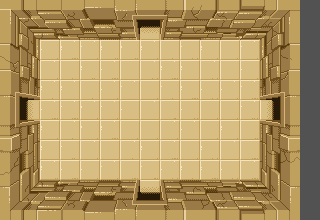
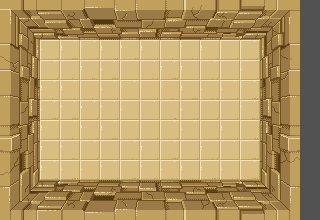
Before/after of a 320 × 220 layered artwork. What changed in the layer stack:
painted on "background" over (15, 15, 285, 205)
